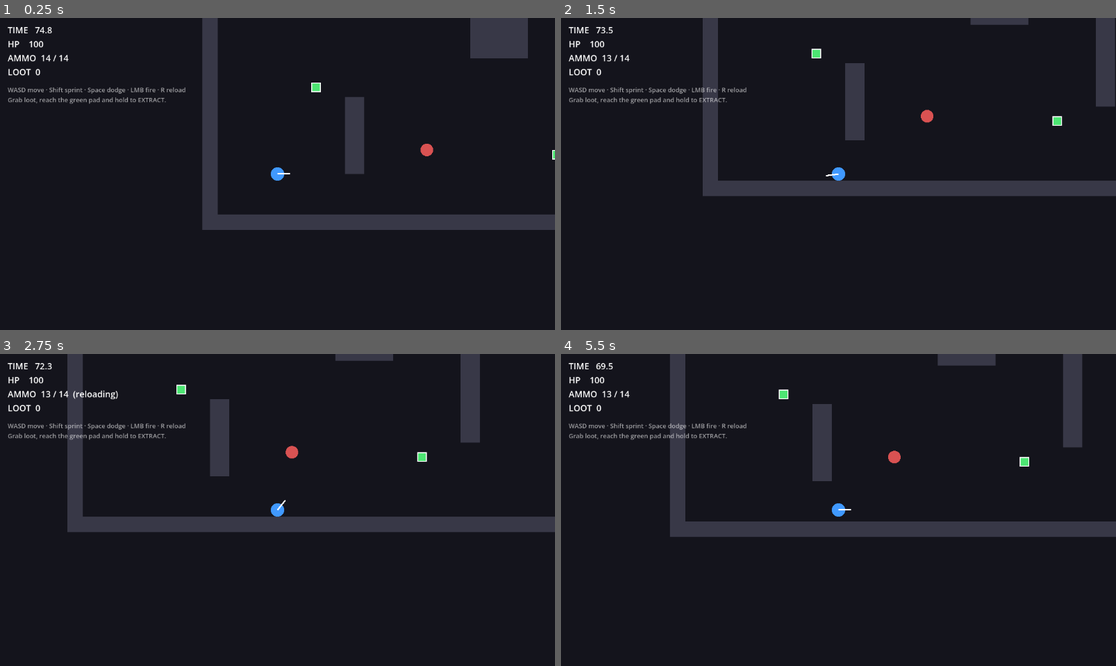
Above: before the commit, frames 1-4 (two rows, left to right).
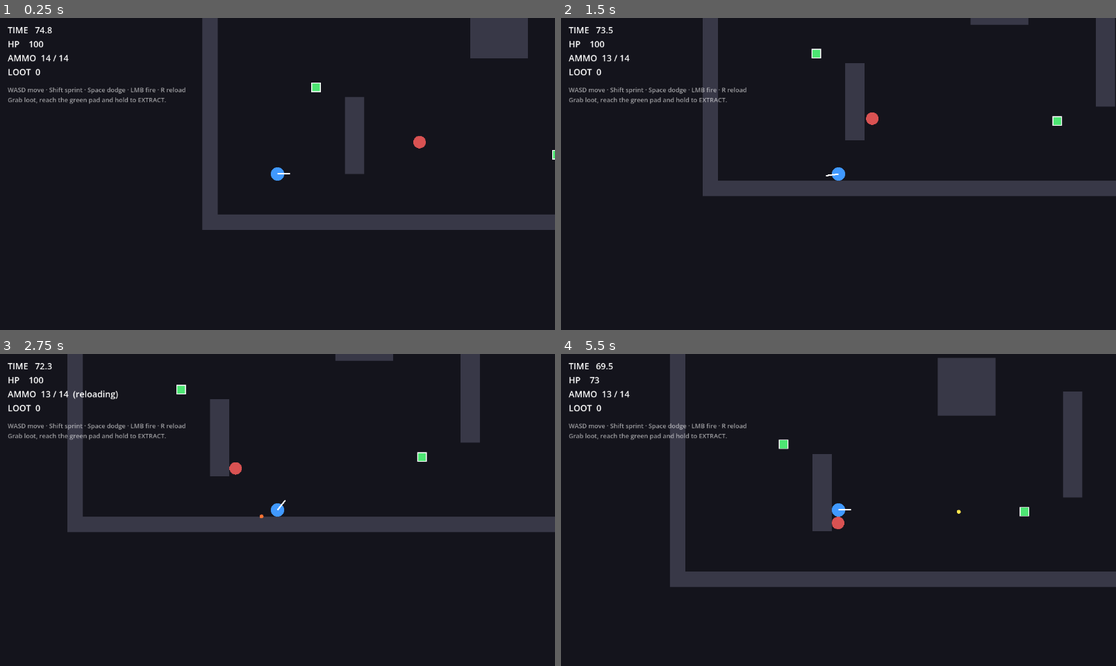
Above: after the commit, the same moments.

Repository: SniZed/git_test
Game: Godot game, scene res://scenes/boot/main.tscn
Same seed, same stepped clock (60 frames per second), same inputs: the game is played once before the commit and once after it.
Inputs (mouse positions are in pixels of both pictures, inside the frame that each line leads up to):
- Up to frame 1 (0.25 s): no input
- Up to frame 2 (1.5 s): tap Enter (ui_accept) at 0.5, 0.77 s; move the mouse to (960, 158) at 0.52 s; hold D 0.53-1.28 s; hold Shift 0.53-1.28 s; click (960, 158) at 0.67 s; move the mouse to (727, 189) at 1.27 s; hold S from 1.28 s (still down); tap Space at 1.35 s
- Up to frame 3 (2.75 s): tap Enter (ui_accept) at 1.52, 2 s; move the mouse to (333, 441) at 2.02 s; release S at 2.03 s; hold D from 2.03 s (still down); hold R from 2.03 s (still down)
- Up to frame 4 (5.5 s): move the mouse to (810, 572) at 2.77 s; release D at 2.78 s; release R at 2.78 s; hold W 2.78-3.53 s; tap Shift at 2.85 s; click (810, 572) at 2.92 s; tap Enter (ui_accept) at 3.02, 3.77, 4.25, 4.52, 5 s; move the mouse to (1005, 556) at 3.52 s; hold Space 3.53-4.28 s; hold A 3.53-5.03 s; move the mouse to (672, 463) at 4.27 s; tap R at 4.35 s; move the mouse to (866, 510) at 5.02 s; hold S from 5.03 s (still down); hold Shift from 5.03 s (still down); click (866, 510) at 5.17 s

The runs differ from the first frame. In frame 1, 0.1% of the frame differs, in the area x 74-79%, y 37-45%; in frame 2, 0.2%; in frame 3, 0.2%; in frame 4, 12%, in the area x 5-100%, y 0-75%.
Error before the commit: Parse Error: Cannot infer the type of "d" variable because the value doesn't have a set type. (res://scripts/enemies/states/chase_state.gd:19)

Commit message:
Fix GDScript 4.2 parse error and match engine version
- chase_state.gd: annotate 'd' explicitly (4.2 can't infer a type from
  the untyped owner reference)
- project.godot: set features to 4.2 to match the target engine

Co-Authored-By: Claude Opus 4.8 <noreply@anthropic.com>
Claude-Session: https://claude.ai/code/session_01EwDccMtoZVAKjWEPqFfWMa

Diff:
--- a/project.godot
+++ b/project.godot
@@ -8,7 +8,7 @@
 config/name="Echo Vaults"
 config/description="Top-down extraction roguelite-shooter — Fas 1 vertical slice."
 run/main_scene="res://scenes/boot/main.tscn"
-config/features=PackedStringArray("4.3", "Forward Plus")
+config/features=PackedStringArray("4.2", "Forward Plus")
 
 [autoload]
 
--- a/scripts/enemies/states/chase_state.gd
+++ b/scripts/enemies/states/chase_state.gd
@@ -16,7 +16,7 @@
 	if e.can_see_player():
 		_lost = 0.0
 		e.last_known_pos = e.player.global_position
-		var d := e.global_position.distance_to(e.player.global_position)
+		var d: float = e.global_position.distance_to(e.player.global_position)
 		if d > e.data.attack_range:
 			e.move_toward_point(e.player.global_position, delta)
 		else:
